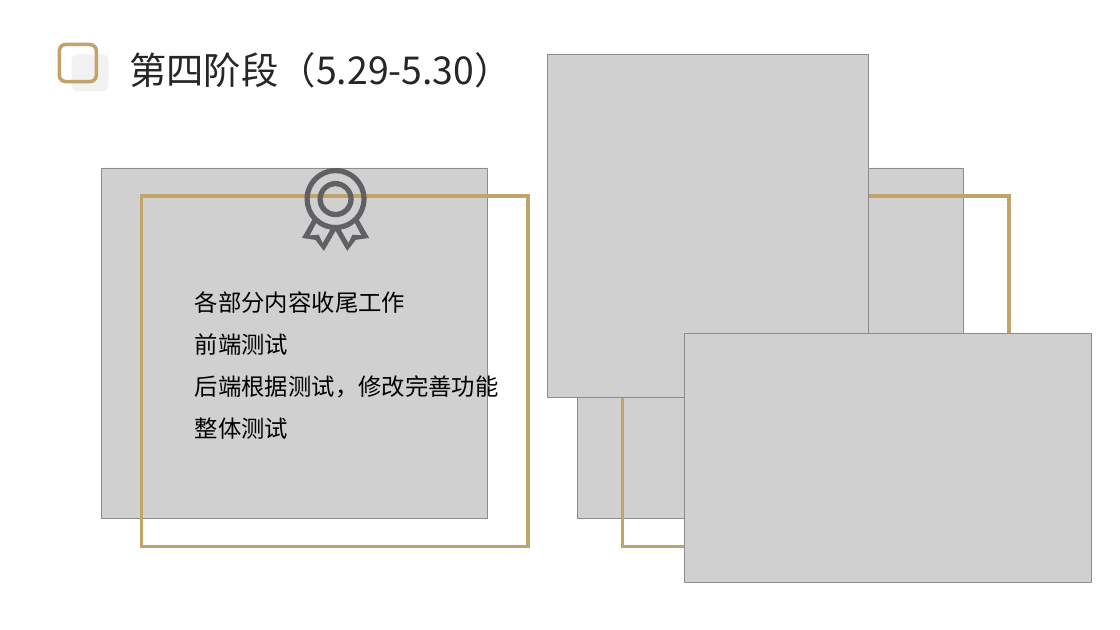
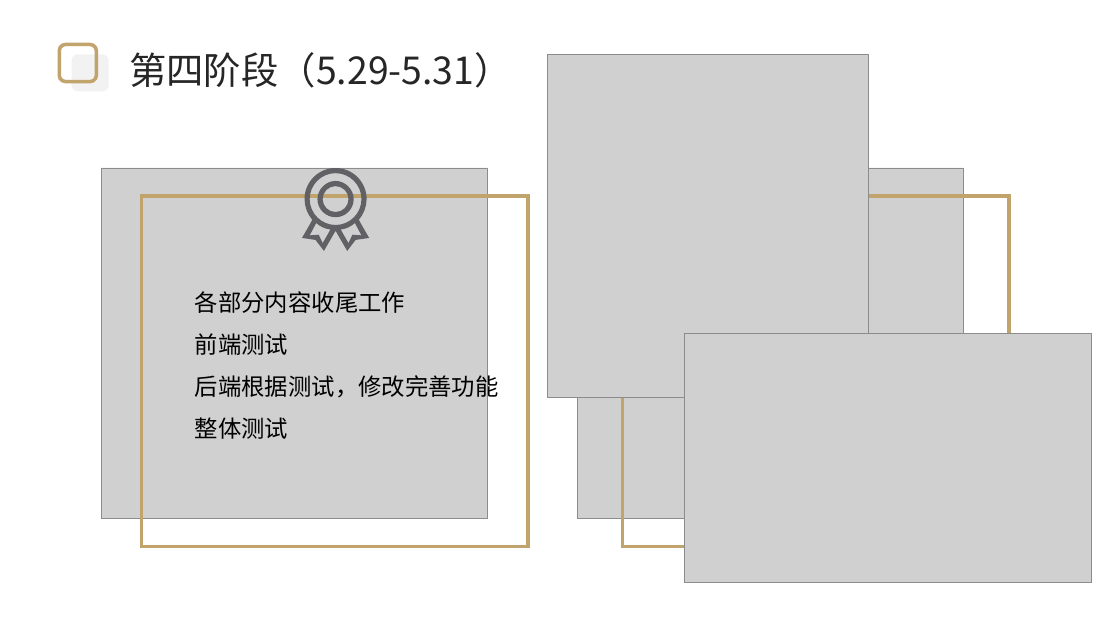
Before and after one commit to 2021FYWZ/wind, a slide deck: slide 12 of doc/项目答辩.pptx. Drawn at 1120x630 pixels with LibreOffice and Linux fonts; fonts in the diff are those of the drawing; grey boxes stand for pictures; background and template pictures are left out. Boxes give left, top, right and bottom in pixels: in the first picture for what was removed or moved away, otherwise in the second. Text is boxed around its words. In the diff, an @@ line names an element or a change of style, - is before the commit and + after.

```diff
--- a/doc/项目答辩.pptx
+++ b/doc/项目答辩.pptx
@@ text at (129, 52, 511, 88): text changed @@
-第四阶段（5.29-5.30）
+第四阶段（5.29-5.31）
```
Also in this commit, not shown: 9 other slides changed, 2 slides removed.
